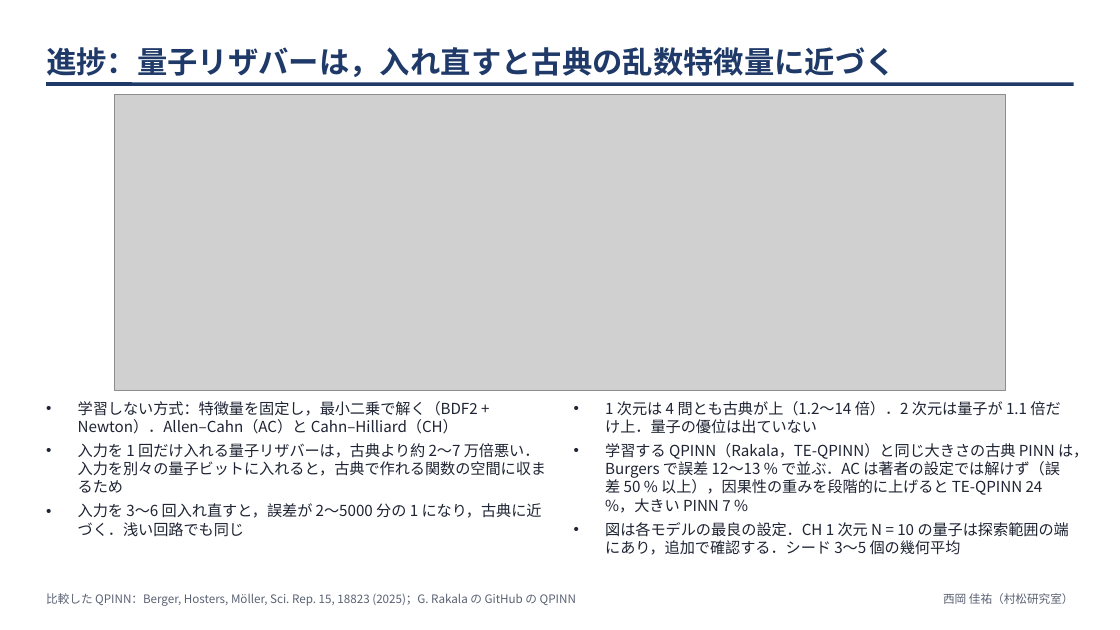
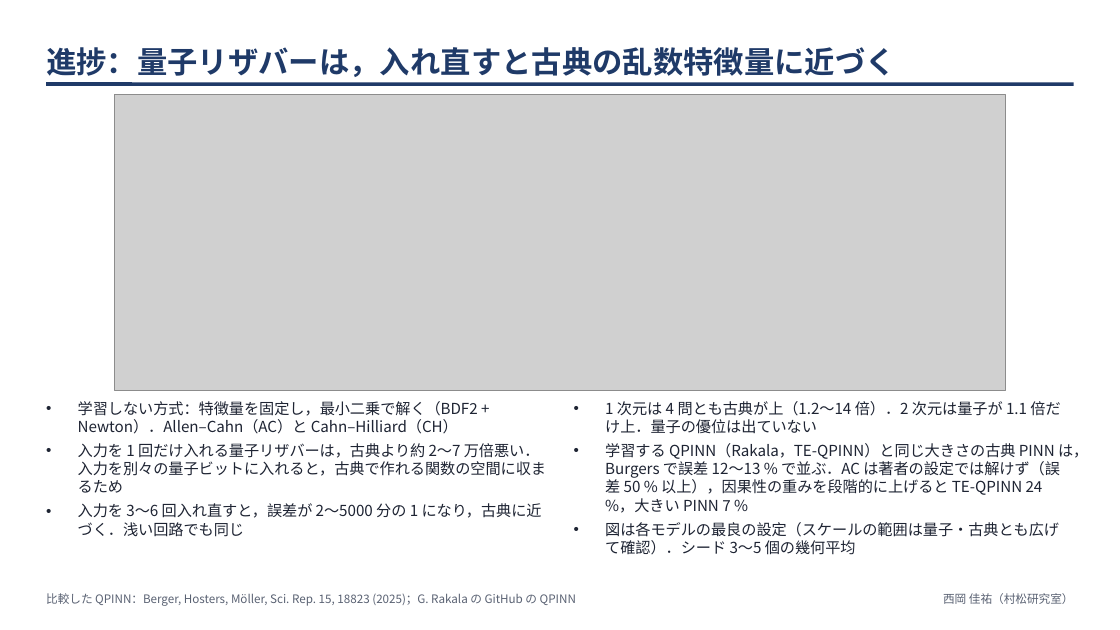
Before and after one commit to keisuke58/quantum-computing-intro, a slide deck: slide 1 of docs/progress/2026-11-20_reservoir_summary.pptx. Drawn at 1120x630 pixels with LibreOffice and Linux fonts; fonts in the diff are those of the drawing; grey boxes stand for pictures. Boxes give left, top, right and bottom in pixels: in the first picture for what was removed or moved away, otherwise in the second. Text is boxed around its words. In the diff, an @@ line names an element or a change of style, - is before the commit and + after.

```diff
--- a/docs/progress/2026-11-20_reservoir_summary.pptx
+++ b/docs/progress/2026-11-20_reservoir_summary.pptx
@@ text at [605, 522, 1059, 555]: text changed @@
-• 図は各モデルの最良の設定．CH 1 次元 N = 10 の量子は探索範囲の端にあり，追加で確認する．シード 3〜5 個の幾何平均
+• 図は各モデルの最良の設定（スケールの範囲は量子・古典とも広げて確認）．シード 3〜5 個の幾何平均
```
Also in this commit, not shown: 3 other files.
